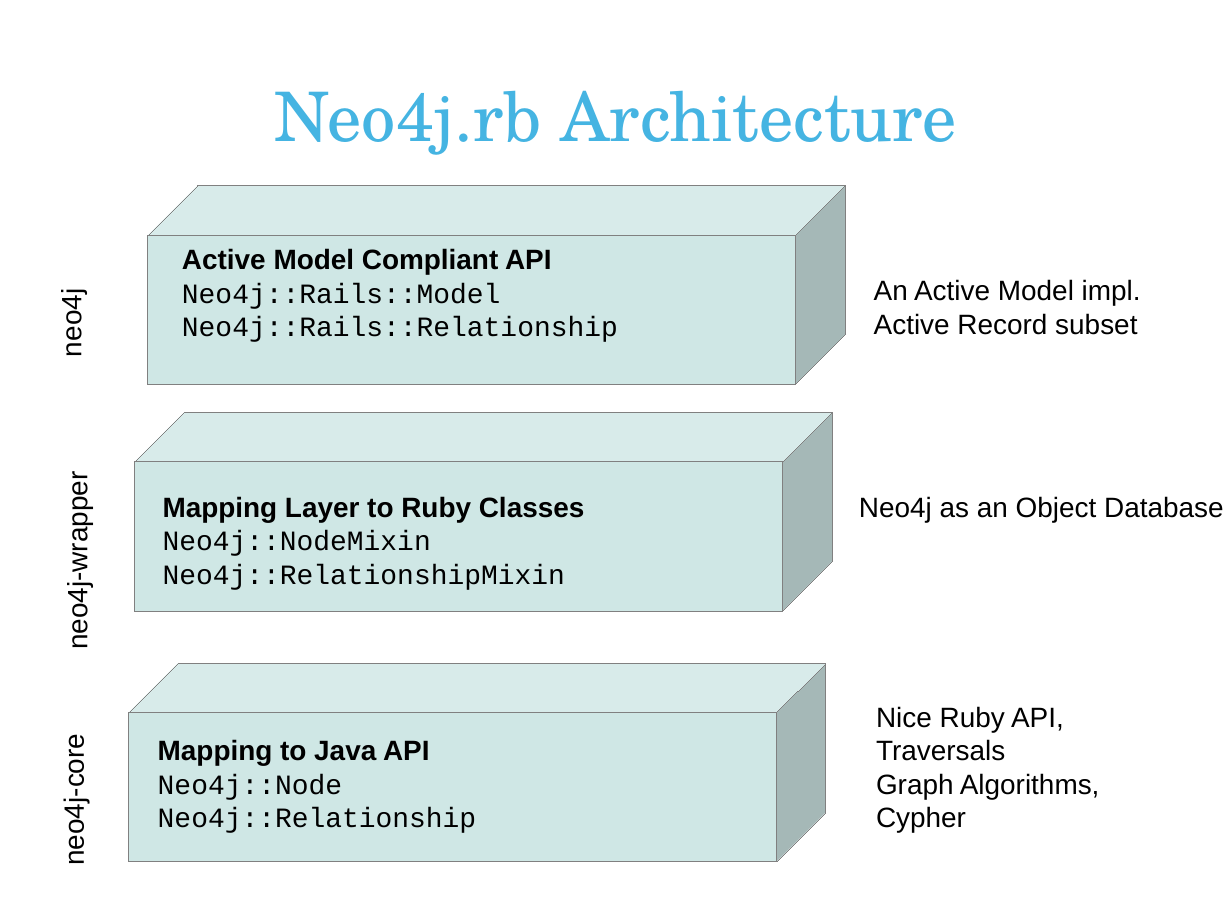
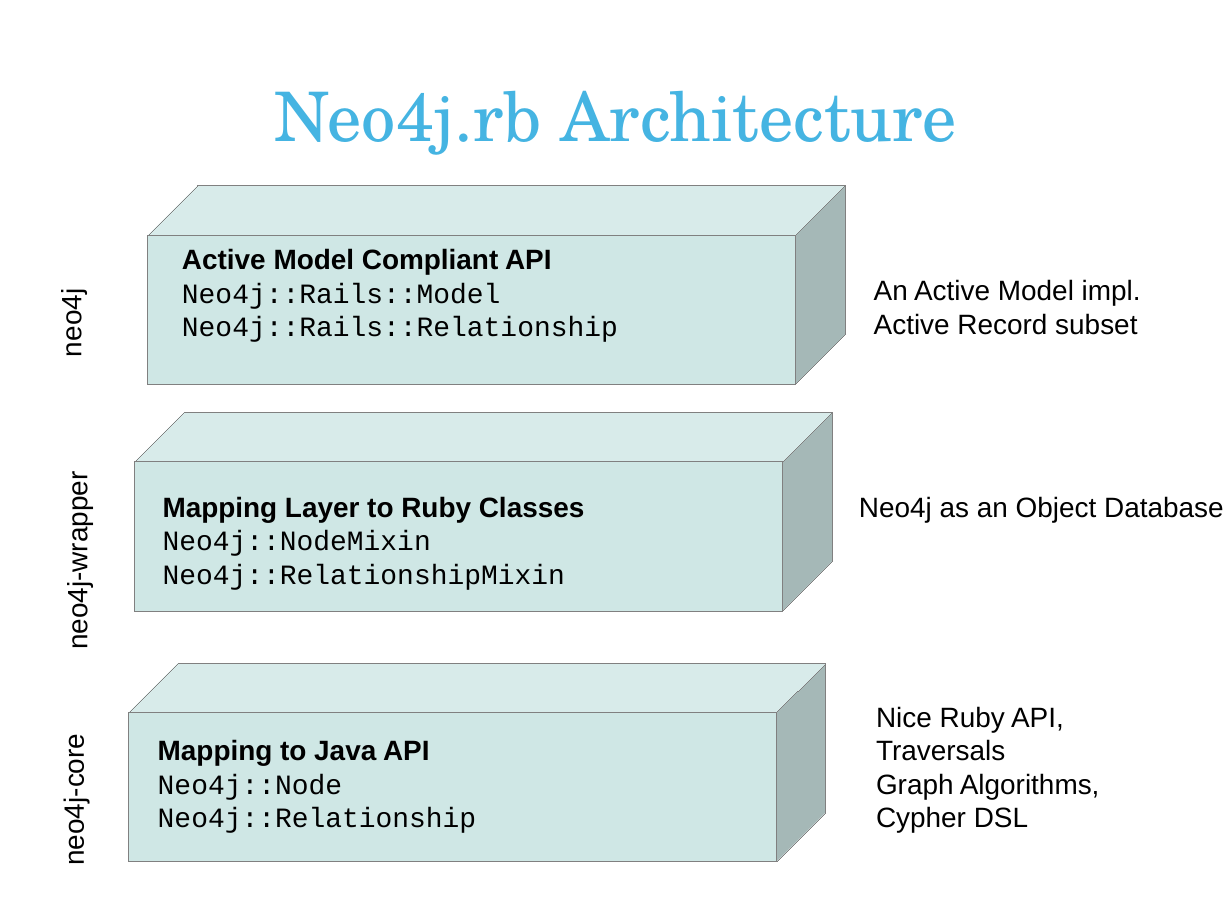
Before and after one commit to andreasronge/andreasronge.github.com, a slide deck: slide 21 of JRubyConf.odp. Drawn at 1232x924 pixels with LibreOffice and Linux fonts; fonts in the diff are those of the drawing; background and template pictures are left out. Boxes give left, top, right and bottom in pixels: in the first picture for what was removed or moved away, otherwise in the second. Text is boxed around its words. In the diff, an @@ line names an element or a change of style, - is before the commit and + after.

```diff
--- a/JRubyConf.odp
+++ b/JRubyConf.odp
@@ text at (876,773,1100,833): text changed @@
-Graph Algorithms, Cypher
+Graph Algorithms, Cypher DSL
```
Also in this commit, not shown: 2 other slides changed, 2 slides added, 1 slide removed.
